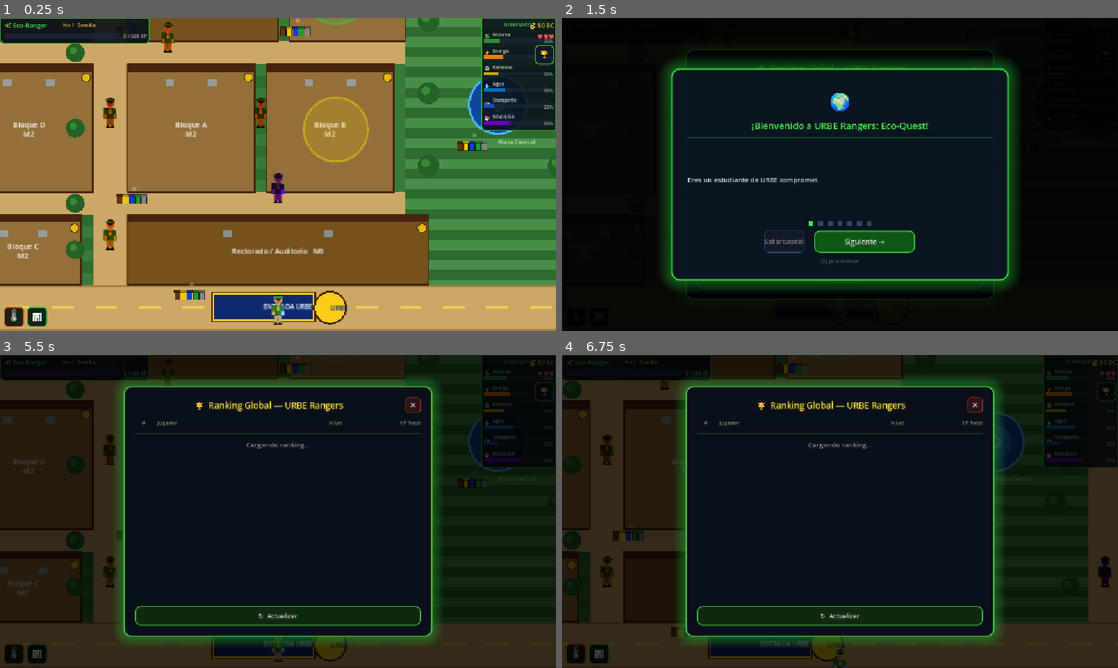
Above: before the commit, frames 1-4 (two rows, left to right).
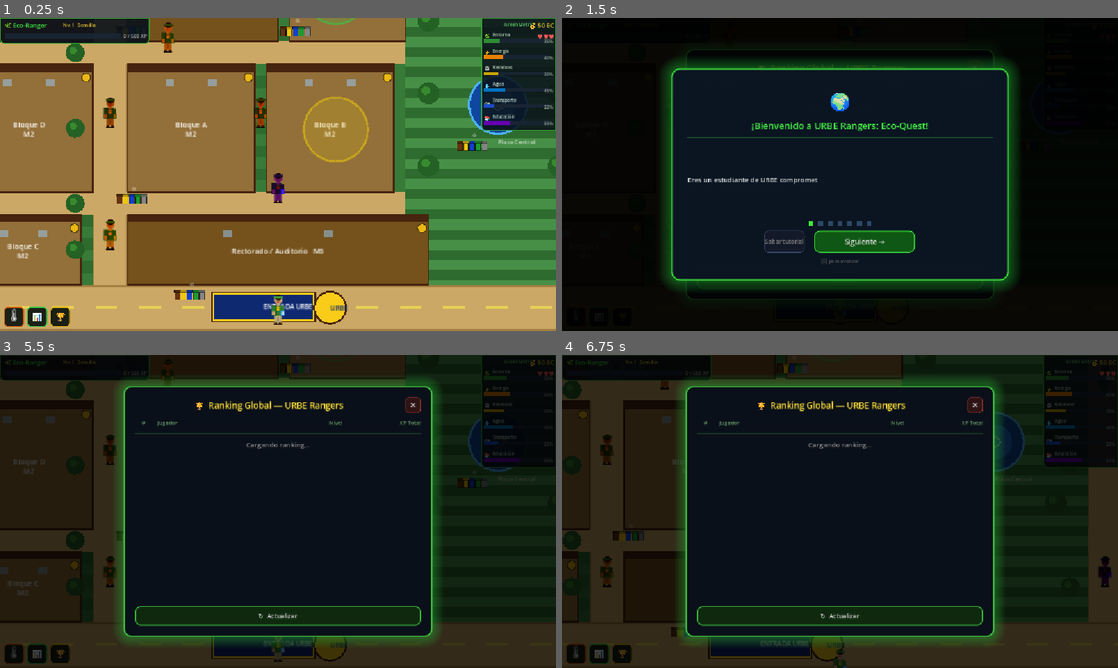
Above: after the commit, the same moments.

Repository: thewasiii123/green-metric-urbe
Game: Godot game, scene res://scenes/mapa/scene_mapa_mundo.tscn
Same seed, same stepped clock (60 frames per second), same inputs: the game is played once before the commit and once after it. This scene is started directly instead of the project's main scene.
Inputs (mouse positions are in pixels of both pictures, inside the frame that each line leads up to):
- Up to frame 1 (0.25 s): no input
- Up to frame 2 (1.5 s): click "🏆" at 0.5 s; click "🌡" at 1.25 s
- Up to frame 3 (5.5 s): click "📊" at 2 s; click "Siguiente →" at 2.75 s; click "✕" at 3.5 s; click "↻ Actualizar" at 4.25 s; click "Saltar tutorial" at 5 s
- Up to frame 4 (6.75 s): tap Enter at 5.75 s; move the mouse to (962, 495) at 5.77 s; hold D (mover_derecha) 5.78-6.53 s; hold E (interactuar) 5.78-6.53 s; click (962, 495) at 5.92 s; move the mouse to (728, 527) at 6.52 s; hold S (mover_abajo) from 6.53 s (still down); tap E (interactuar) at 6.6 s

The runs differ from the first frame. In frame 1, 0.3% of the frame differs, in the area x 9-100%, y 8-99%; in frame 2, less than 0.1%; in frame 3, 0.2%; in frame 4, 0.2%.

Commit message:
Agrupa botones 🌡📊🏆 en barra inferior izquierda
Mueve el botón de leaderboard de la esquina superior derecha y
lo une con mapa de calor y resultados en una fila horizontal
en la esquina inferior izquierda (8px, 56px, 104px desde la izquierda).

Co-Authored-By: Claude Sonnet 4.6 <noreply@anthropic.com>

Diff:
--- a/scenes/mapa/SceneMapaMundo.gd
+++ b/scenes/mapa/SceneMapaMundo.gd
@@ -1096,25 +1096,6 @@
 	_insignia_lbl.visible = false
 	_hud_canvas.add_child(_insignia_lbl)
 
-	# Botón Leaderboard (esquina superior derecha, debajo energía)
-	var btn_lb := Button.new()
-	btn_lb.text = "🏆"
-	btn_lb.custom_minimum_size = Vector2(38, 38)
-	btn_lb.set_anchors_preset(Control.PRESET_TOP_RIGHT)
-	btn_lb.offset_left   = -44
-	btn_lb.offset_top    = 56
-	btn_lb.offset_right  = -4
-	btn_lb.offset_bottom = 96
-	btn_lb.add_theme_font_size_override("font_size", 18)
-	var s_lb := StyleBoxFlat.new()
-	s_lb.bg_color     = Color(0.06, 0.10, 0.16, 0.92)
-	s_lb.border_color = Color(0.30, 0.72, 0.30)
-	s_lb.set_border_width_all(2)
-	s_lb.set_corner_radius_all(8)
-	btn_lb.add_theme_stylebox_override("normal", s_lb)
-	btn_lb.pressed.connect(func(): _leaderboard_ui.mostrar())
-	_hud_canvas.add_child(btn_lb)
-
 	_crear_btn_mapa_calor()
 
 	# Señales EconomiaManager
@@ -1270,51 +1251,42 @@
 # BOTÓN MAPA DE CALOR (HUD)
 # ════════════════════════════════════════════════════════════
 func _crear_btn_mapa_calor() -> void:
-	# ── Barra de herramientas inferior derecha ────────────────
-	# Posición: esquina inferior derecha, sobre la avenida de entrada.
-	# Los dos botones van juntos, lejos del sidebar y del HUD superior.
-
+	# ── Barra de herramientas: 3 botones en esquina inferior izquierda ──
 	var s_base := StyleBoxFlat.new()
 	s_base.bg_color = Color(0.04, 0.08, 0.06, 0.92)
 	s_base.set_border_width_all(2)
 	s_base.set_corner_radius_all(8)
 
-	# 🌡 Mapa de calor
-	var s1 := s_base.duplicate() as StyleBoxFlat
-	s1.border_color = Color(0.85, 0.38, 0.08)
-	var btn_calor := Button.new()
-	btn_calor.text                  = "🌡"
-	btn_calor.tooltip_text          = "Mapa de calor energético"
-	btn_calor.custom_minimum_size   = Vector2(42, 42)
-	btn_calor.add_theme_font_size_override("font_size", 20)
-	btn_calor.add_theme_stylebox_override("normal", s1)
-	btn_calor.set_anchors_preset(Control.PRESET_BOTTOM_LEFT)
-	btn_calor.offset_left   = 8
-	btn_calor.offset_top    = -50
-	btn_calor.offset_right  = 50
-	btn_calor.offset_bottom = -8
-	btn_calor.pressed.connect(func():
-		if mapa_campus and mapa_campus.has_method("toggle_mapa_calor"):
-			mapa_campus.toggle_mapa_calor()
-		_sfx("zona"))
-	_hud_canvas.add_child(btn_calor)
-
-	# 📊 Resultados GreenMetric
-	var s2 := s_base.duplicate() as StyleBoxFlat
-	s2.border_color = Color(0.22, 0.80, 0.28)
-	var btn_res := Button.new()
-	btn_res.text                = "📊"
-	btn_res.tooltip_text        = "Reporte GreenMetric"
-	btn_res.custom_minimum_size = Vector2(42, 42)
-	btn_res.add_theme_font_size_override("font_size", 20)
-	btn_res.add_theme_stylebox_override("normal", s2)
-	btn_res.set_anchors_preset(Control.PRESET_BOTTOM_LEFT)
-	btn_res.offset_left   = 56
-	btn_res.offset_top    = -50
-	btn_res.offset_right  = 98
-	btn_res.offset_bottom = -8
-	btn_res.pressed.connect(_abrir_resultados)
-	_hud_canvas.add_child(btn_res)
+	var DEFS : Array = [
+		{"emoji": "🌡", "tip": "Mapa de calor energético",  "borde": Color(0.85, 0.38, 0.08),
+		 "accion": func():
+			if mapa_campus and mapa_campus.has_method("toggle_mapa_calor"):
+				mapa_campus.toggle_mapa_calor()
+			_sfx("zona")},
+		{"emoji": "📊", "tip": "Reporte GreenMetric",        "borde": Color(0.22, 0.80, 0.28),
+		 "accion": func(): _abrir_resultados()},
+		{"emoji": "🏆", "tip": "Tabla de clasificación",     "borde": Color(0.90, 0.72, 0.08),
+		 "accion": func(): _leaderboard_ui.mostrar()},
+	]
+
+	for i in DEFS.size():
+		var d  : Dictionary = DEFS[i]
+		var sx : float      = 8.0 + i * 48.0
+		var s  := s_base.duplicate() as StyleBoxFlat
+		s.border_color = d["borde"]
+		var btn := Button.new()
+		btn.text                = d["emoji"]
+		btn.tooltip_text        = d["tip"]
+		btn.custom_minimum_size = Vector2(42, 42)
+		btn.add_theme_font_size_override("font_size", 20)
+		btn.add_theme_stylebox_override("normal", s)
+		btn.set_anchors_preset(Control.PRESET_BOTTOM_LEFT)
+		btn.offset_left   = sx
+		btn.offset_top    = -50
+		btn.offset_right  = sx + 42
+		btn.offset_bottom = -8
+		btn.pressed.connect(d["accion"])
+		_hud_canvas.add_child(btn)
 
 
 func _on_insignia_obtenida(_id: String, nombre: String, icono: String) -> void:
